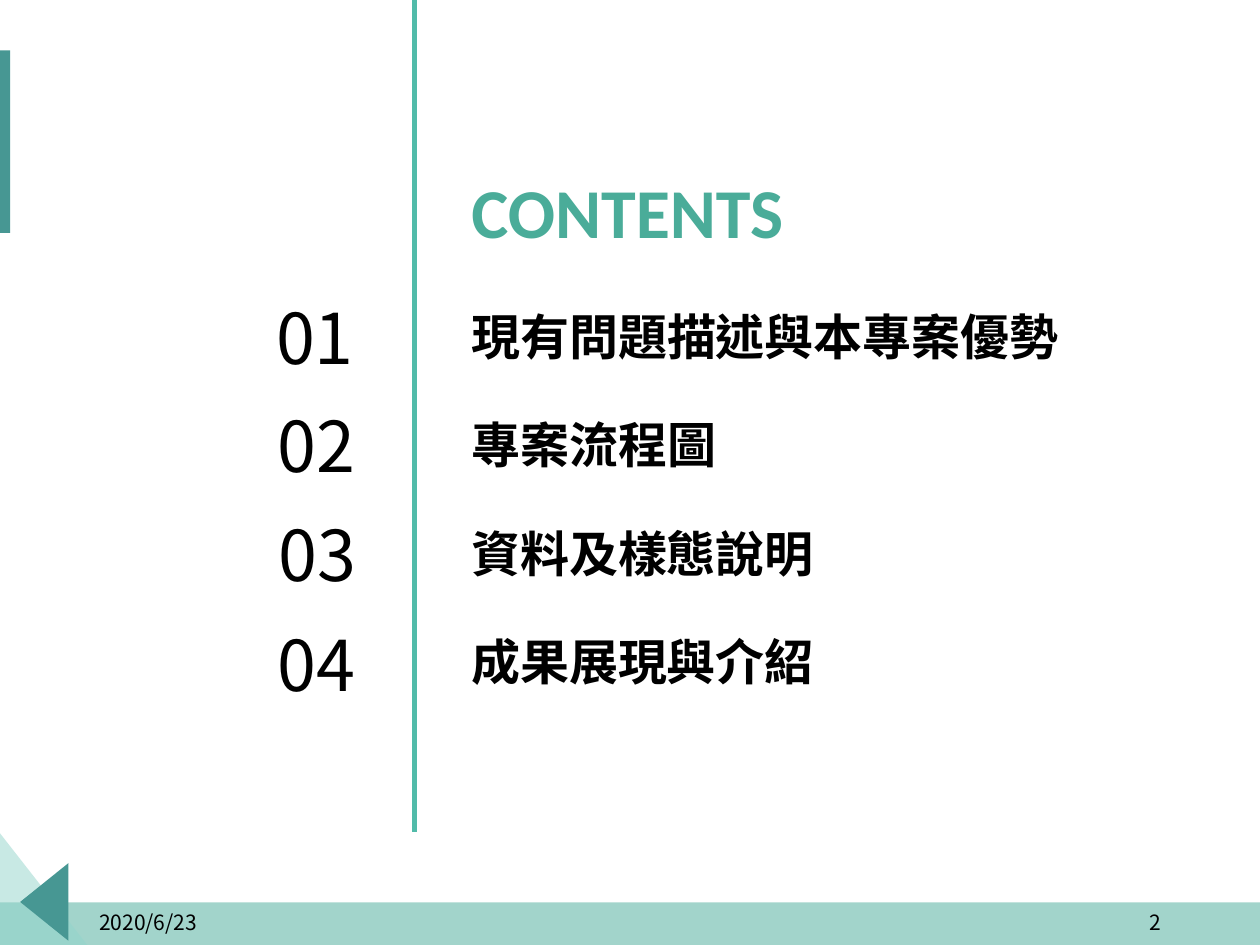
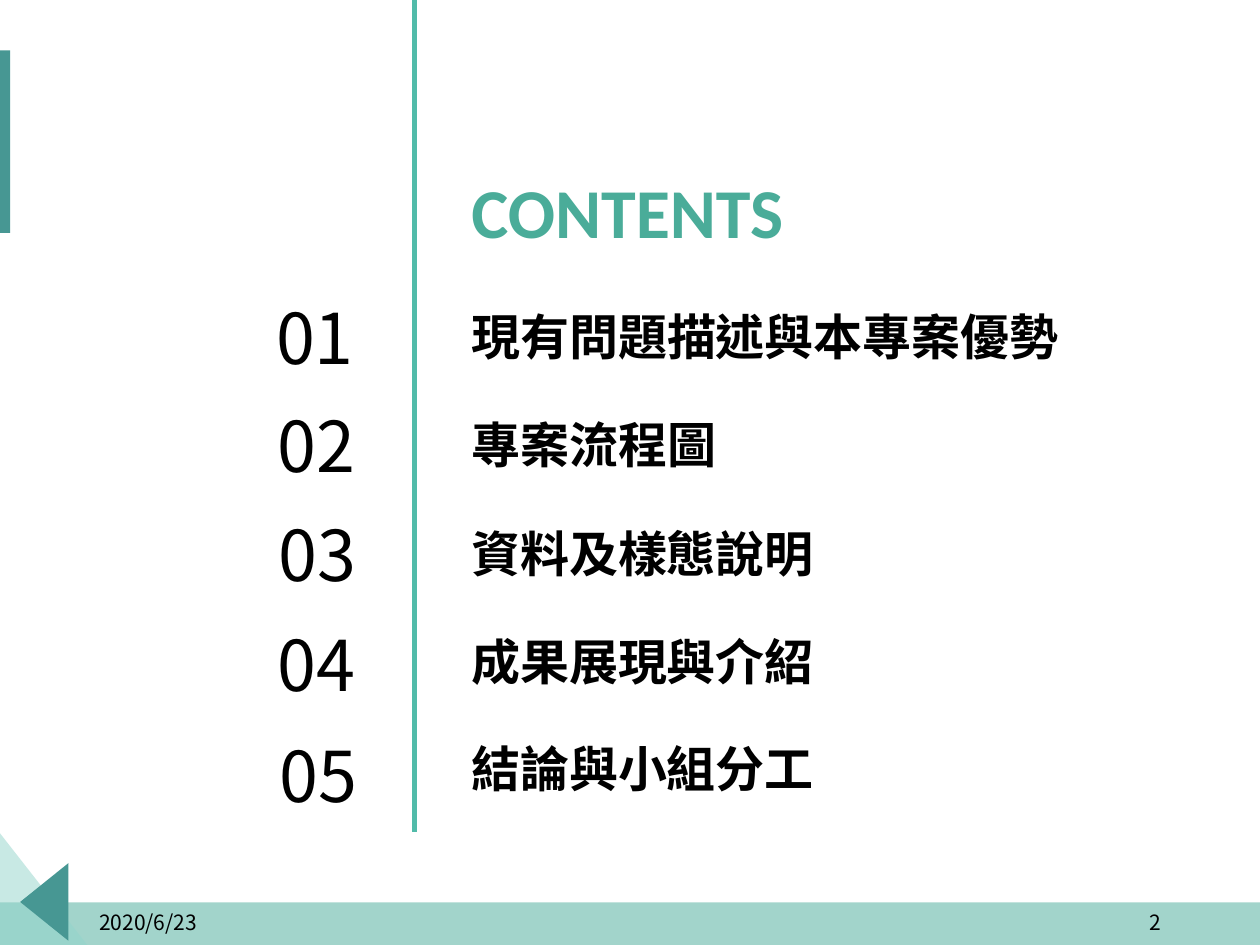
Before and after one commit to p314008dsa/Text-mining, a slide deck: slide 2 of 報告擋/玉山_題目一_組別二.pptx. Drawn at 1260x945 pixels with LibreOffice and Linux fonts; fonts in the diff are those of the drawing; background and template pictures are left out. Boxes give left, top, right and bottom in pixels: in the first picture for what was removed or moved away, otherwise in the second. Text is boxed around its words. In the diff, an @@ line names an element or a change of style, - is before the commit and + after.

```diff
--- a/報告擋/玉山_題目一_組別二.pptx
+++ b/報告擋/玉山_題目一_組別二.pptx
@@ text added at <box>279,749,357,803</box>, 40 pt, text #000000 @@
+05
@@ text added at <box>471,745,814,792</box>, 28 pt, text #000000, bold @@
+結論與小組分工
```
Also in this commit, not shown: 11 other slides changed, 3 slides added, 2 other files.
